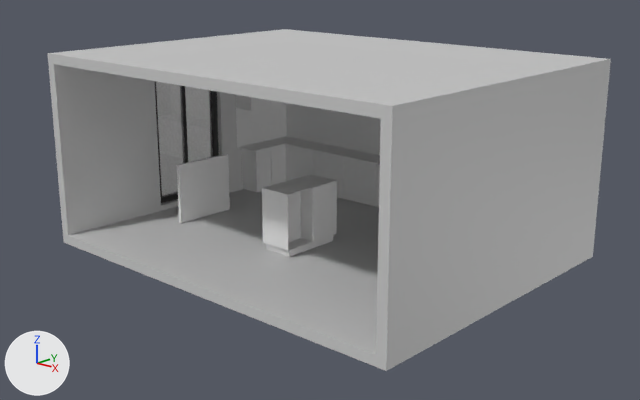
The Blender file MatLibrary/interactive_kitchen_design.blend as it was, and as the next commit left it.
Before and after are seen from a camera (50 mm lens) standing at (9.13, -8.69, 4.33) and looking at (1.08, 0.15, 0.83). The axes (+X, +Y, +Z) are drawn at lower left. The lights are the same throughout. The picture after the commit comes second.

Names of what the first picture shows: 'Central_Island', 'Central_Island_Bottom', 'Central_Island_Left_Support', 'Door', 'Door_Frame', 'Kitchen_Cabinet_Lower', 'Kitchen_Cabinet_Middle', 'Kitchen_Cabinet_Upper', 'Kitchen_Layout' and 1 more.
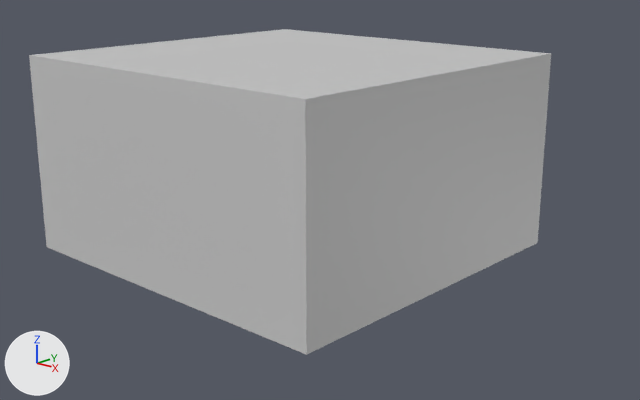
Boxes [x1, y1, x2, y2] around the edits, measured in the pictures (640 x 400 px):
'Kitchen_Layout', reshaped (7% narrower): before [47, 29, 611, 371]; after [29, 29, 551, 355]
'Kitchen_Cabinet_Lower', unchanged, covered by the edit: before [237, 136, 380, 202]
'Kitchen_Cabinet_Middle', unchanged, covered by the edit: before [236, 105, 381, 155]
'Central_Island', unchanged, covered by the edit: before [262, 175, 337, 251]
'Door', unchanged, covered by the edit: before [156, 81, 214, 197]

Diff of the bpy script that builds the scene:
```diff
--- a/MatLibrary/interactive_kitchen_design.blend.py
+++ b/MatLibrary/interactive_kitchen_design.blend.py
@@ me_cube @@
 # used by ob_kitchen_layout; location = (0.0, 0.0, 2.0); scale = (2.0, 2.0, 2.0)
 # verts and faces of me_cube; kept vertices keep their numbers, new ones are numbered from 8
 # before: 0 (1.99, 1.37, 0.4), 1 (1.99, 1.37, -1.0), 2 (1.99, -1.0, 0.4), 3 (1.99, -1.0, -1.0), 4 (-1.07, -1.0, 0.4)
 # before: 5 (-1.07, -1.0, -1.0)
-me_cube.from_pydata(...)  # 8 vertices, 5 faces; spans x -1.07..1.99, y -1.0..1.37, z -1.0..0.4
+me_cube.from_pydata(...)  # 8 vertices, 6 faces; spans x -1.07..1.55, y -1.14..1.37, z -1.0..0.4
+# me_cube part 1
+verts[0] = (1.55, 1.37, 0.4)  # moved
+verts[1] = (1.55, 1.37, -1.0)  # moved
+verts[2] = (1.55, -1.14, 0.4)  # moved
+verts[3] = (1.55, -1.14, -1.0)  # moved
+verts[4] = (-1.07, -1.14, 0.4)  # moved
+verts[5] = (-1.07, -1.14, -1.0)  # moved
+faces += [(2, 4, 5, 3)]
 me_cube.materials.append(mat_material)
```
